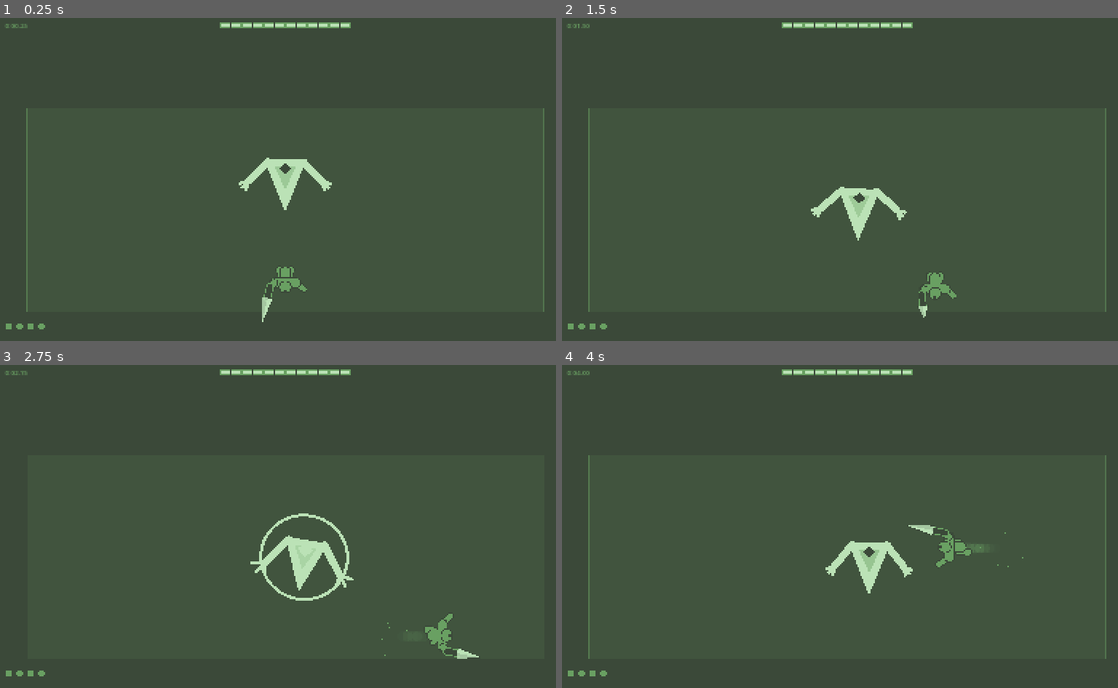
Above: before the commit, frames 1-4 (two rows, left to right).
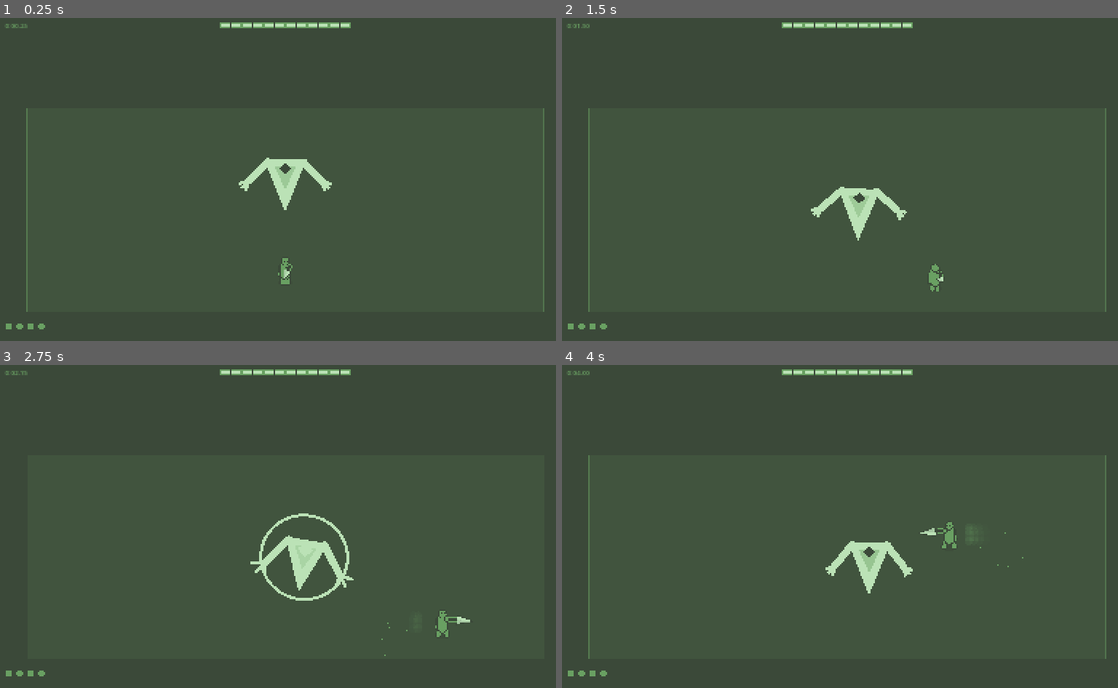
Above: after the commit, the same moments.

Repository: nrkahfirhmd/project-green-sapphire
Game: Godot game, scene res://scenes/main.tscn
The game is run twice, just before and just after one commit, with the same random seed, the same clock (stepped at 60 frames per second) and the same inputs.
Inputs:
- Up to frame 1 (0.25 s): no input
- Up to frame 2 (1.5 s): hold D (move_right) 0.53-1.28 s; tap Space (dodge) at 0.6 s; hold S (move_down) from 1.28 s (still down); tap L (attack_heavy) at 1.35 s
- Up to frame 3 (2.75 s): tap Space (dodge) at 1.55, 2.3 s; release S (move_down) at 2.03 s; hold D (move_right) from 2.03 s (still down); tap K (attack_light) at 2.1 s
- Up to frame 4 (4 s): release D (move_right) at 2.78 s; hold W (move_up) 2.78-3.53 s; tap Space (dodge) at 2.85, 3.6 s; hold A (move_left) from 3.53 s (still down)

The runs differ from the first frame. In frame 1, 0.3% of the frame differs, in the area x 47-56%, y 74-95%; in frame 2, 0.3%; in frame 3, 0.4%; in frame 4, 0.4%, in the area x 62-76%, y 48-63%.

Commit message:
feat: stand the player rig up for the 3/4 view
The rig rotated bodily with facing, which only makes sense looking straight
down. Under a 60 degree camera the body stands up out of its ground
position and turning is a pose change, not a spin.

Facing is now a horizontal mirror plus a front/back pose: the eyes draw
only on the side of the head the camera can see, and the sword arm moves
behind the body when the player walks away from it. That covers eight
directions without eight sets of art.

The sword is worked out as a ground-plane angle and then projected, with
screen Y squashed by TILT. A swing toward the camera reads long, one away
from it reads short, and the swing arc flattens into an ellipse -- which
is most of what sells the angle. The blade is drawn shorter than the
attack's true reach, and that arc is what shows the real hitbox.

The ground plane stays 1:1, so every hit test in the file is untouched
world-space math.

Diff:
--- a/scripts/player.gd
+++ b/scripts/player.gd
@@ -1,7 +1,7 @@
 extends CharacterBody2D
 ## The Swordsman. Move (8-dir), dodge roll (i-frames + afterimage trail),
 ## light/heavy attack (one shared system, different numbers).
-## Code-driven rig: 9 parts, oriented to facing, animated with tweens.
+## Code-driven rig: upright 3/4 view, posed from facing, animated with tweens.
 
 signal died
 signal health_changed(current: int, max: int)
@@ -48,6 +48,7 @@
 var _ghosts: Array = []      # [{pos:Vector2, f:float, age:float}]
 var _ghost_acc := 0.0
 var _idle_t := 0.0           # idle-breathing phase
+var _face_x := 1.0           # horizontal mirror; keeps its last side when facing straight up/down
 var _roll := 0.0             # dodge-roll spin, radians
 
 @onready var boss: Node = get_tree().get_first_node_in_group("boss")
@@ -61,6 +62,8 @@
 func _physics_process(delta: float) -> void:
 	_dodge_cd = max(0.0, _dodge_cd - delta)
 	_idle_t += delta
+	if absf(facing.x) > 0.15:
+		_face_x = signf(facing.x)
 	if _flash > 0.0:
 		_flash = max(0.0, _flash - delta)
 
@@ -246,9 +249,20 @@
 		global_position.y = clampf(global_position.y, r.position.y, r.end.y)
 
 
-# --- rig: 9 parts in a "facing = +X" local frame -----------------------
-func _p(x: float, y: float, f: float) -> Vector2:
-	return Vector2(x * RIG, y * RIG).rotated(f)
+# --- rig: upright 3/4 view, origin on the ground at the feet ------------
+## The camera looks down at roughly 60 degrees rather than straight overhead,
+## so the body stands up out of its ground position instead of rotating with
+## facing; turning is a mirror plus a front/back pose, not a spin.
+##
+## The ground plane itself is drawn 1:1, which is what keeps every hit test in
+## this file plain world-space math. Only things aimed along the ground -- the
+## blade, its swing arc -- get squashed by TILT on the way to the screen.
+const TILT := 0.5
+
+
+## Ground-plane vector -> screen offset under the tilted camera.
+func _project(v: Vector2) -> Vector2:
+	return Vector2(v.x, v.y * TILT)
 
 
 ## Sword-arm angle relative to facing: settle at rest, wind back, sweep through.
@@ -266,88 +280,111 @@
 
 
 func _draw() -> void:
-	var f := facing.angle()
-
-	# afterimages first, in world-offset space, untouched by the body transform
+	var col := Game.PALE_JADE if _flash > 0.0 else Game.SAPPHIRE_CORE
+
+	# afterimages and the ground shadow both lie on the floor, so they are
+	# drawn outside the body transform
 	for g in _ghosts:
-		var a: float = (1.0 - float(g.age) / GHOST_LIFE) * 0.35
+		var a: float = (1.0 - float(g.age) / GHOST_LIFE) * 0.32
 		var off: Vector2 = g.pos - global_position
-		var gf: float = g.f
 		var gc := Color(Game.SAPPHIRE_CORE, a)
-		_capsule(off + _p(-20, 0, gf), off + _p(-2, 0, gf), 9 * RIG, gc)
-		draw_circle(off + _p(8, 0, gf), 10 * RIG, gc)
-
-	var col := Game.PALE_JADE if _flash > 0.0 else Game.SAPPHIRE_CORE
-
-	# body transform: idle breathing, walk squash + hop, dodge-roll spin, hurt jitter
+		_capsule(off + Vector2(0, -32 * RIG), off + Vector2(0, -14 * RIG), 8 * RIG, gc)
+		draw_circle(off + Vector2(0, -39 * RIG), 6.5 * RIG, gc)
+
+	draw_colored_polygon(Game.ellipse(13 * RIG, 5 * RIG), Color(Game.DEEP_MOSS, 0.55))
+
+	# body transform: breathing, walk bob, dodge tumble, hurt jitter
 	var sq := _visual
-	var hop := 0.0
-	var spin := 0.0
 	var breathe := 1.0 + sin(_idle_t * 2.4) * 0.022 * (1.0 - _walk_amp)
-	sq *= Vector2(breathe, 2.0 - breathe)
+	sq *= Vector2(2.0 - breathe, breathe)
+	var offset := Vector2.ZERO
 	if _walk_amp > 0.0:
-		var w := sin(_walk * 2.0) * 0.06 * _walk_amp
-		sq *= Vector2(1.0 - w, 1.0 + w)
-		hop = -absf(sin(_walk)) * 4.0 * _walk_amp
-	if state == State.DODGE:
-		spin = _roll                       # full turn over the roll: a top-down tumble
-		sq *= Vector2(1.06, 0.86)
-	var jitter := Vector2.ZERO
+		offset.y = -absf(sin(_walk)) * 3.0 * RIG * _walk_amp
 	if _flash > 0.0:
 		var j := _flash * 14.0
-		jitter = Vector2(randf_range(-j, j), randf_range(-j, j))
-	draw_set_transform(Vector2(0, hop) + jitter, spin, sq)
-
-	# legs: alternating stride along the facing axis, so the walk actually steps
-	var stride := sin(_walk) * 10.0 * _walk_amp
-	_capsule_o(_p(-16, -8, f), _p(-24 + stride, -10, f), 5.5 * RIG, col)
-	_capsule_o(_p(-16, 8, f), _p(-24 - stride, 10, f), 5.5 * RIG, col)
-
-	# off arm: counter-swings against the legs
-	var sh_b := _p(0, -20, f)
-	_capsule_o(sh_b, _p(12 - stride * 0.8, -34, f), 4.5 * RIG, col)
-
-	# torso, then a shoulder bar across it. The bar is what gives the rig a
-	# humanoid T from straight above; the head then sits on top of it.
-	_capsule_o(_p(-20, 0, f), _p(-2, 0, f), 9 * RIG, col)
-	var sh_f := _p(0, 20, f)
-	_capsule_o(sh_b, sh_f, 7.5 * RIG, col)
-
-	# sword arm + greatsword: Deep Moss grip, Pale Jade blade of 2 triangles
-	var swing := _swing_angle()
-	var hand := sh_f + _p(16, 6, f).rotated(swing)
-	_capsule_o(sh_f, hand, 5.0 * RIG, col)
-
-	var reach := 62.0 * RIG
+		offset += Vector2(randf_range(-j, j), randf_range(-j, j))
+	var spin := 0.0
+	if state == State.DODGE:
+		# tumble about the waist; rotating about the feet would read as a topple
+		spin = _roll * _face_x
+		var pivot := Vector2(0, -22 * RIG)
+		offset += pivot - pivot.rotated(spin)
+		sq *= Vector2(1.0, 0.92)
+	draw_set_transform(offset, spin, sq)
+
+	# legs step along the travel direction
+	var stride := sin(_walk) * 6.0 * RIG * _walk_amp
+	_capsule_o(Vector2(-4.5 * RIG, -15 * RIG), Vector2(-4.5 * RIG + stride, 0.0), 3.5 * RIG, col)
+	_capsule_o(Vector2(4.5 * RIG, -15 * RIG), Vector2(4.5 * RIG - stride, 0.0), 3.5 * RIG, col)
+
+	# walking away from the camera puts the sword arm behind the body
+	var behind := facing.y < -0.3
+	if behind:
+		_draw_sword(col)
+
+	_capsule_o(Vector2(-7.5 * RIG * _face_x, -29 * RIG),
+		Vector2(-9.5 * RIG * _face_x, -14 * RIG), 3.2 * RIG, col)
+	_capsule_o(Vector2(0, -32 * RIG), Vector2(0, -14 * RIG), 8 * RIG, col)
+	_circle_o(Vector2(0, -39 * RIG), 6.5 * RIG, col)
+
+	# eyes exist only on the side of the head the camera can actually see
+	if facing.y > -0.3:
+		var ey := -40.0 * RIG + facing.y * 1.5 * RIG
+		var ex := 2.4 * RIG
+		var cx := _face_x * 1.4 * RIG
+		draw_circle(Vector2(cx - ex, ey), 1.4 * RIG, Game.DEEP_MOSS)
+		draw_circle(Vector2(cx + ex, ey), 1.4 * RIG, Game.DEEP_MOSS)
+
+	if not behind:
+		_draw_sword(col)
+
+	draw_set_transform(Vector2.ZERO, 0.0, Vector2.ONE)
+
+
+## Sword arm and greatsword. The pose is worked out as a ground-plane angle and
+## then projected, so a swing toward the camera reads long and one away from it
+## reads short, which is most of what sells the camera angle.
+func _draw_sword(col: Color) -> void:
+	var ga := facing.angle() + _swing_angle() * _face_x
+	var gdir := Vector2(1, 0).rotated(ga)
+
+	var shoulder := Vector2(8 * RIG * _face_x, -30 * RIG)
+	var hand := shoulder + _project(gdir * 10.0 * RIG)
+	_capsule_o(shoulder, hand, 3.5 * RIG, col)
+
+	# blade is drawn shorter than the attack's true reach; the arc flash below
+	# is what shows the real hitbox
+	var reach := 40.0 * RIG
 	if state == State.ATTACK:
-		reach = float(ATTACKS[_atk_name]["reach"]) * (0.5 if _atk_phase == "windup" else 0.85)
-	var bf := f + swing
-	var dir := Vector2(1, 0).rotated(bf)
-	var nrm := Vector2(-dir.y, dir.x)
-	var guard := hand + dir * 14.0 * RIG
-	var tip := hand + dir * reach
-	var hw := 9.0 * RIG
+		reach = float(ATTACKS[_atk_name]["reach"]) * (0.34 if _atk_phase == "windup" else 0.55)
+	var guard := hand + _project(gdir * 8.0 * RIG)
+	var tip := hand + _project(gdir * reach)
+	var sdir := (tip - guard).normalized()
+	var nrm := Vector2(-sdir.y, sdir.x)
+	var hw := 7.0 * RIG
+
 	draw_colored_polygon(PackedVector2Array([
-		guard - nrm * (hw + OUTLINE), guard + nrm * (hw + OUTLINE), tip + dir * OUTLINE
+		guard - nrm * (hw + OUTLINE), guard + nrm * (hw + OUTLINE), tip + sdir * OUTLINE
 	]), Game.DEEP_MOSS)
-	_capsule(hand - dir * 7.0 * RIG, guard, 5.0 * RIG + OUTLINE, col)
-	_capsule(hand - dir * 7.0 * RIG, guard, 5.0 * RIG, Game.DEEP_MOSS)
+	# the Deep Moss grip sits on a Deep Moss floor, so it needs a backing to
+	# keep the hand visually joined to the blade
+	var butt := hand - sdir * 4.0 * RIG
+	_capsule(butt, guard, 3.0 * RIG + OUTLINE, col)
+	_capsule(butt, guard, 3.0 * RIG, Game.DEEP_MOSS)
 	draw_colored_polygon(PackedVector2Array([guard - nrm * hw, guard, tip]), Game.PALE_JADE)
 	draw_colored_polygon(PackedVector2Array([guard, guard + nrm * hw, tip]), Color(Game.PALE_JADE, 0.82))
 
-	# head last, so it reads as one clean circle on top of the shoulders
-	_circle_o(_p(8, 0, f), 10 * RIG, col)
-	draw_circle(_p(15, 0, f), 3.0 * RIG, Game.DEEP_MOSS)
-
-	# active swing arc flash (blade sweep, Pale Jade), fading as it passes
+	# swing arc: a ground circle around the player, flattened by the camera
 	if state == State.ATTACK and _atk_phase == "active":
 		var a: Dictionary = ATTACKS[_atk_name]
 		var half := deg_to_rad(float(a["arc_deg"]) * 0.5)
+		var r := float(a["reach"])
+		var base := Vector2(0, -24 * RIG)
+		var pts := PackedVector2Array()
+		for i in 17:
+			pts.append(base + _project(Vector2(r, 0).rotated(facing.angle() - half + 2.0 * half * i / 16.0)))
 		var t := _atk_progress()
-		draw_arc(Vector2.ZERO, float(a["reach"]), f - half, f + half, 24,
-			Color(Game.PALE_JADE, 1.0 - t * 0.6), 5.0 - t * 3.0)
-
-	draw_set_transform(Vector2.ZERO, 0.0, Vector2.ONE)
+		draw_polyline(pts, Color(Game.PALE_JADE, 1.0 - t * 0.6), 5.0 - t * 3.0)
 
 
 func _capsule(a: Vector2, b: Vector2, r: float, col: Color) -> void:
